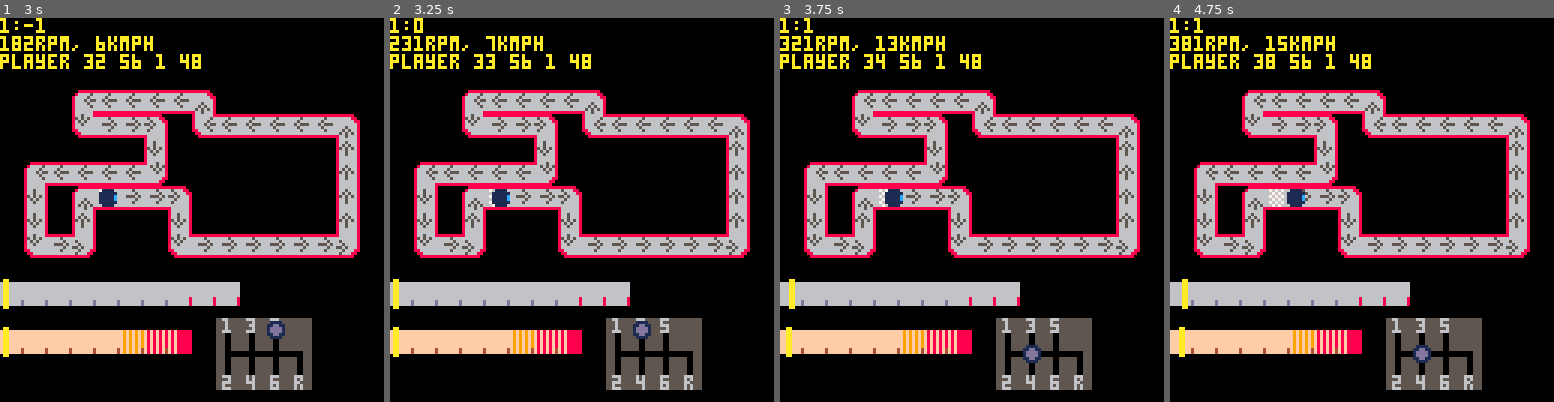
Above: before the commit, frames 1-4 (left to right).
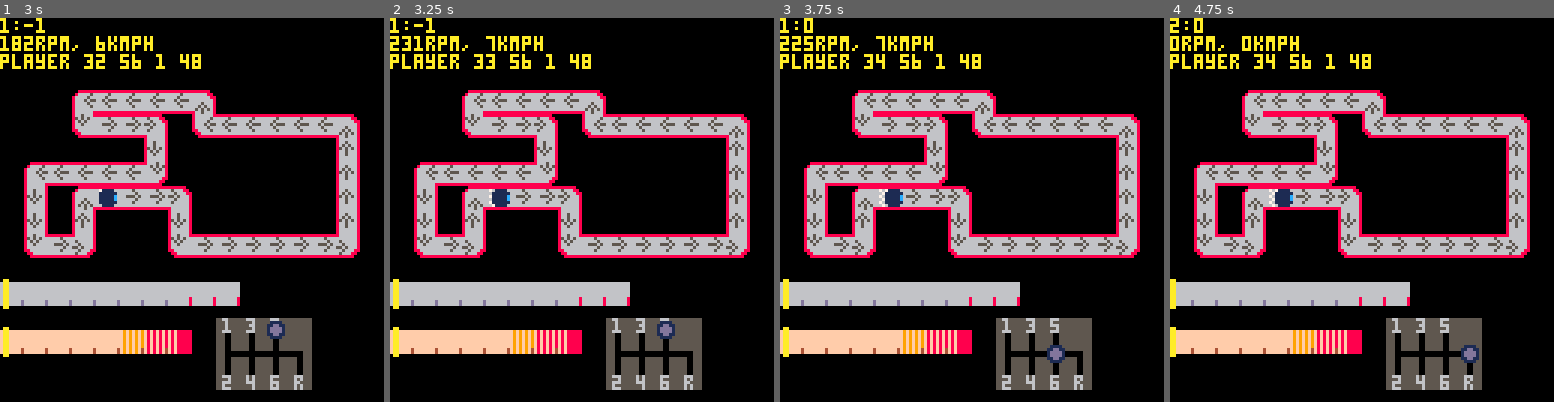
Above: after the commit, the same moments.

Repository: VedVid/PICOdrag
Game: PICO-8 cartridge picodrag.p8
Same seed, same stepped clock (60 frames per second), same inputs: the game is played once before the commit and once after it.
Inputs:
- Up to frame 1 (3 s): hold Right 1.6-2.1 s; hold Up 2.15-2.42 s; hold Right from 2.47 s (still down)
- Up to frame 2 (3.25 s): release Right at 3.03 s; hold Left from 3.08 s (still down)
- Up to frame 3 (3.75 s): release Left at 3.58 s; hold Down from 3.63 s (still down)
- Up to frame 4 (4.75 s): release Down at 3.97 s; hold Right 4.02-4.68 s; hold Up from 4.73 s (still down)

Frame 1 is identical in both runs. In frame 2, 0.5% of the frame differs, in the area x 6-75%, y 0-84%; in frame 3, 1.1%; in frame 4, 2.0%, in the area x 0-81%, y 0-90%.

Commit message:
Gearbox fixed - player can not move gearbox to the left all the time anymore

Diff:
--- a/picodrag.p8
+++ b/picodrag.p8
@@ -262,7 +262,7 @@
    ui.gearbox.gears.zero_right then
    ngear = ui.gearbox.gears.zero_middle
   elseif (car.gears_data[6] and
-   ui.gearbox.gears.zero_right_right) then
+   cgear == ui.gearbox.gears.zero_right_right) then
    ngear = ui.gearbox.gears.zero_right
   end
  elseif btnp(1) then
